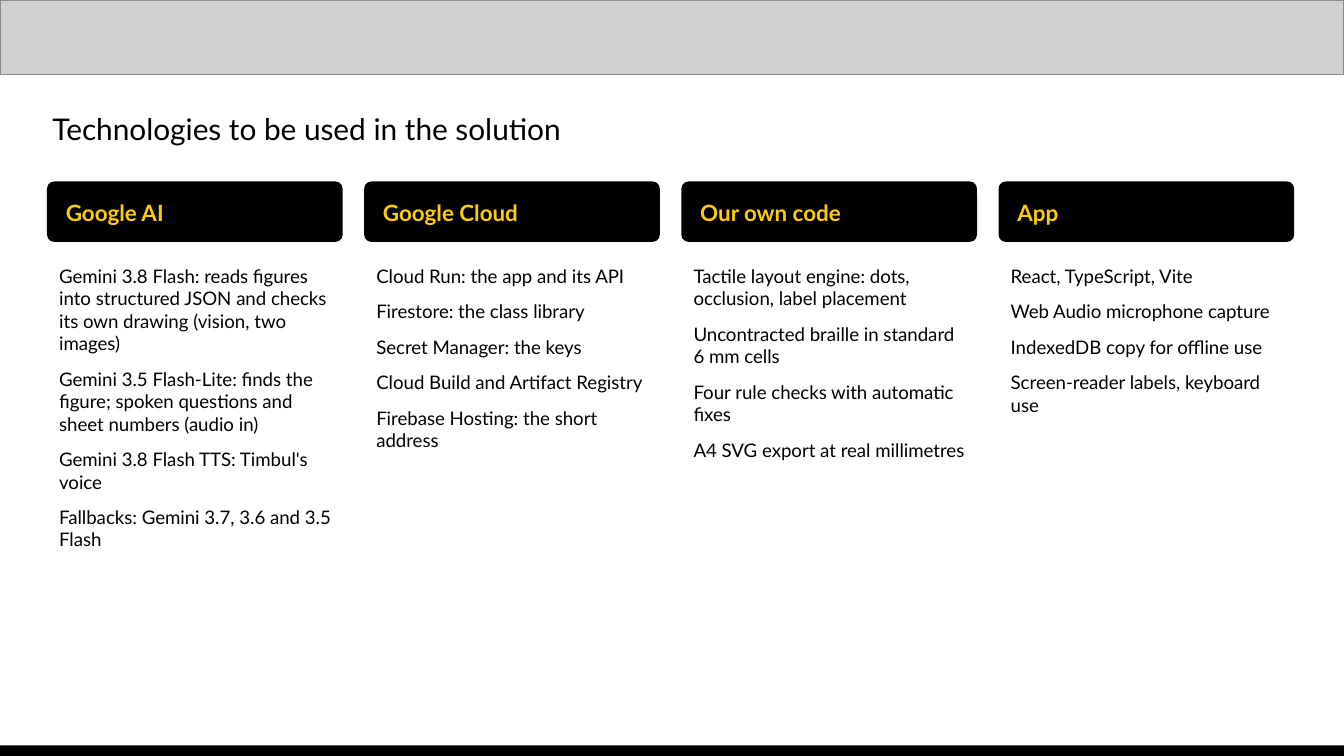
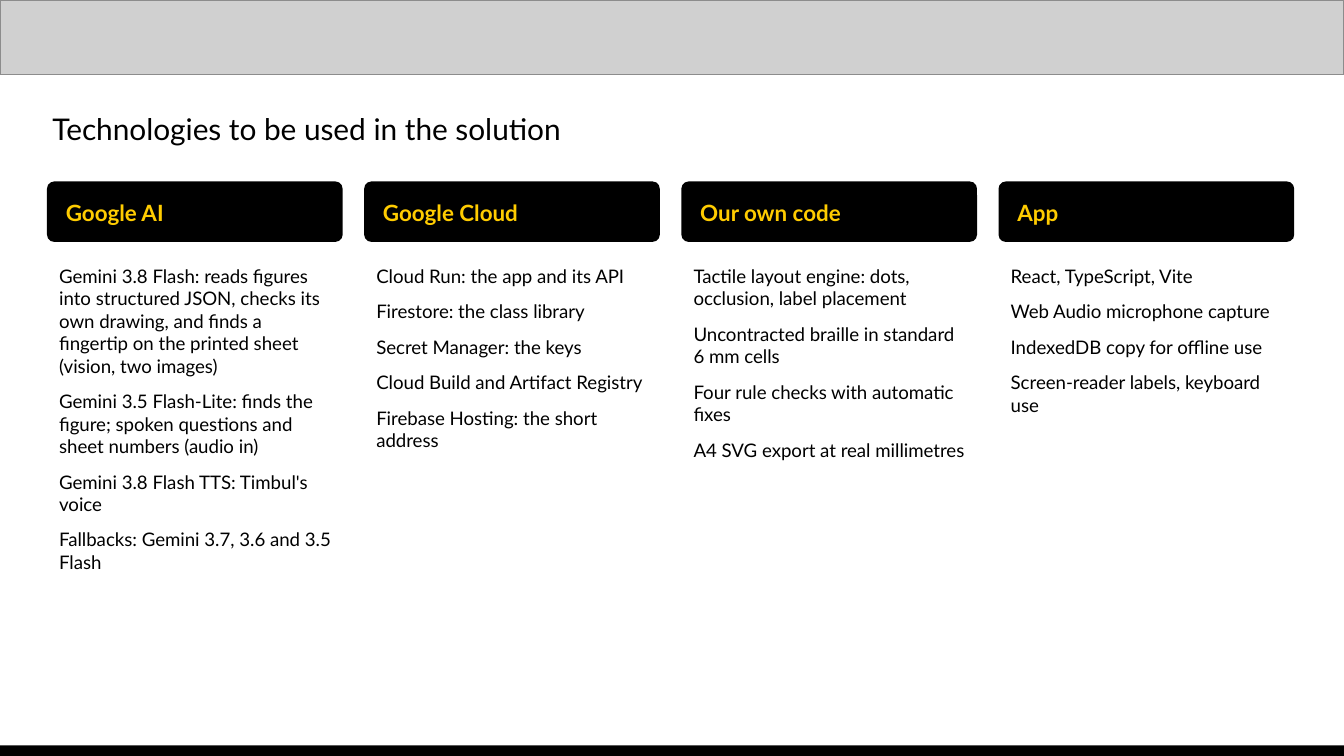
Before and after one commit to padmanabhan-r/timbul, a slide deck: slide 8 of deck/work/Timbul - AI Builder Cup.pptx. Drawn at 1344x756 pixels with LibreOffice and Linux fonts; fonts in the diff are those of the drawing; grey boxes stand for pictures. Boxes give left, top, right and bottom in pixels: in the first picture for what was removed or moved away, otherwise in the second. Text is boxed around its words. In the diff, an @@ line names an element or a change of style, - is before the commit and + after.

```diff
--- a/deck/work/Timbul - AI Builder Cup.pptx
+++ b/deck/work/Timbul - AI Builder Cup.pptx
@@ text at (x1=59, y1=269, x2=320, y2=377): text changed @@
-Gemini 3.8 Flash: reads figures into structured JSON and checks its own drawing (vision, two images)
+Gemini 3.8 Flash: reads figures into structured JSON, checks its own drawing, and finds a fingertip on the printed sheet (vision, two images)
```
Also in this commit, not shown: 5 other slides changed, 2 other files.
